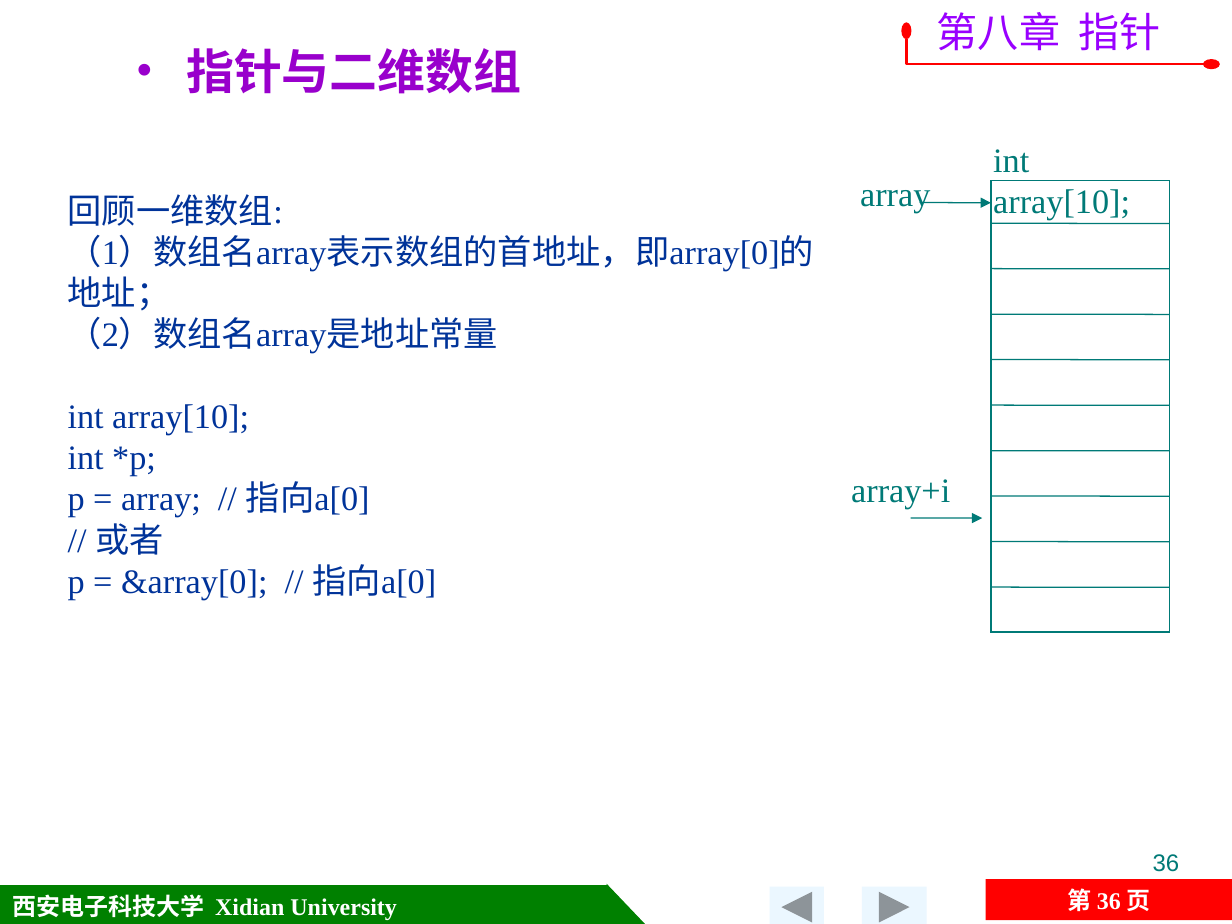
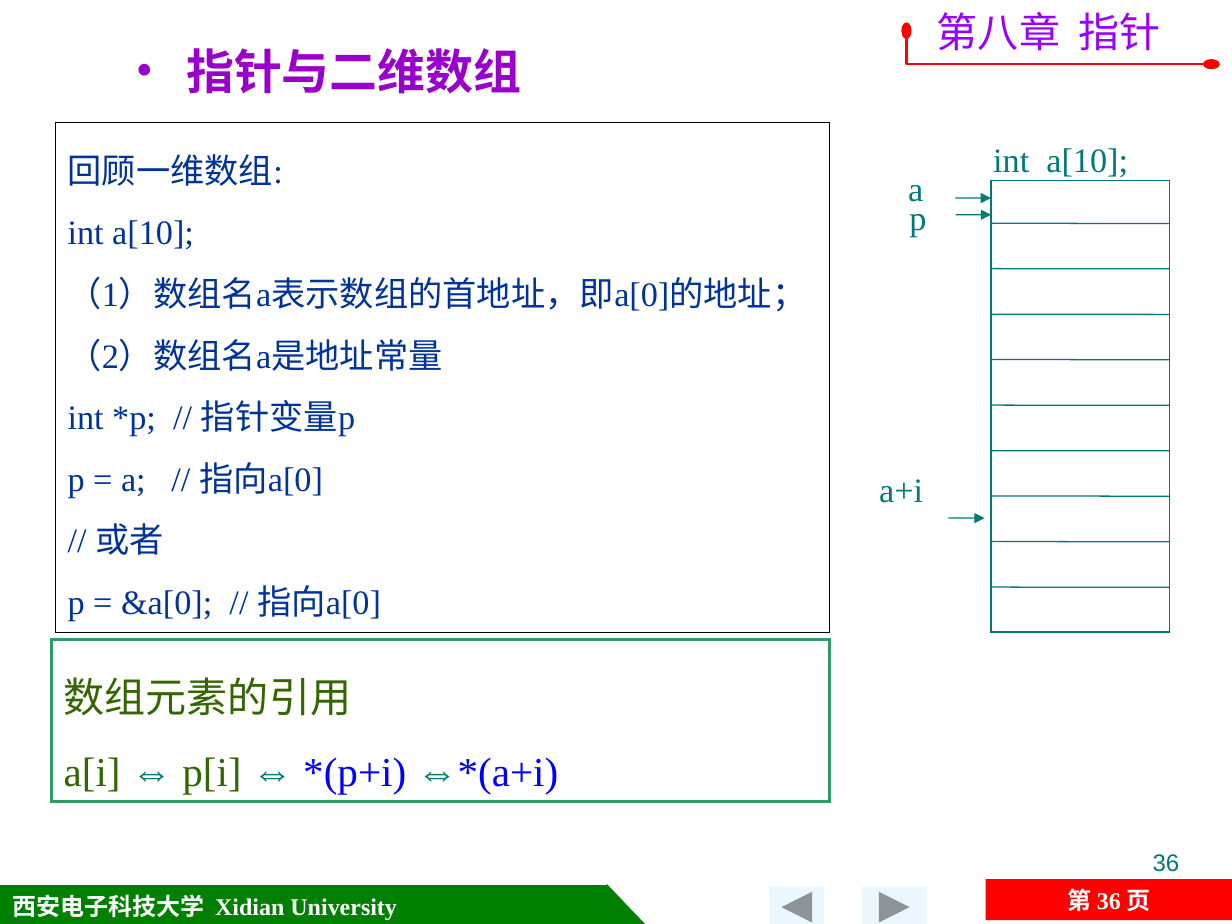
Before and after one commit to jtrfid/C-Repositories, a slide deck: slide 36 of 2015备课/课件/第8章 指针.pptx. Drawn at 1232x924 pixels with LibreOffice and Linux fonts; fonts in the diff are those of the drawing; background and template pictures are left out. Boxes give left, top, right and bottom in pixels: in the first picture for what was removed or moved away, otherwise in the second. Text is boxed around its words. In the diff, an @@ line names an element or a change of style, - is before the commit and + after.

```diff
--- a/2015备课/课件/第8章 指针.pptx
+++ b/2015备课/课件/第8章 指针.pptx
@@ rectangle "回顾一维数组:": place and size @@
-rectangle "回顾一维数组:" at [68,194,815,600]
+rectangle "回顾一维数组:" at [55,122,829,632]
@@ rectangle "回顾一维数组:" at [55,122,829,632]: outline none to #000000 1 pt @@
@@ text at [993,148,1128,177]: text changed @@
-int array[10];
+int a[10];
@@ text in rectangle at [68,154,283,555]: line spacing 1 to 1.5 @@
@@ text at [908,185,923,202]: text changed @@
-array
+a
@@ arrow moved from (920, 202) - (991, 203) to (955, 198) - (991, 198) @@
@@ text in rectangle at [68,220,807,498]: text changed @@
-（1）数组名array表示数组的首地址，即array[0]的地址；
-（2）数组名array是地址常量
-int array[10];
-int *p;
-p = array; // 指向a[0]
+int a[10];
+（1）数组名a表示数组的首地址，即a[0]的地址；
+（2）数组名a是地址常量
+int *p; // 指针变量p
+p = a; // 指向a[0]
@@ text added at [909,214,926,237], 20 pt, text #007A77 @@
+p
@@ arrow added from (956, 214) to (992, 214), #007A77 0.75 pt @@
@@ text at [879,479,923,503]: text changed @@
-array+i
+a+i
@@ arrow moved from (910, 517) - (982, 517) to (949, 517) - (984, 517) @@
@@ text in rectangle at [68,585,381,621]: text changed @@
-p = &array[0]; // 指向a[0]
+p = &a[0]; // 指向a[0]
@@ rectangle added at [52,639,829,802], fill #FFFFFF, outline #339966 1.5 pt, 24 pt, text #336600 @@
+数组元素的引用
+a[i] ⇔ p[i] ⇔ *(p+i) ⇔*(a+i)
```
Also in this commit, not shown: 1 other file.
